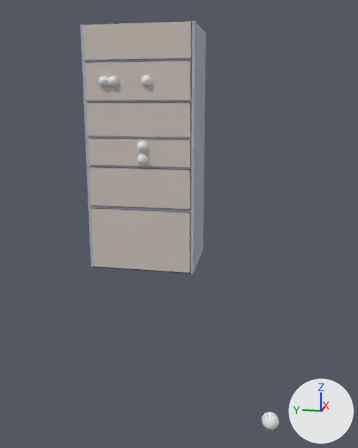
The Blender file Assets/Osa/osa.blend: old version first, new version second.
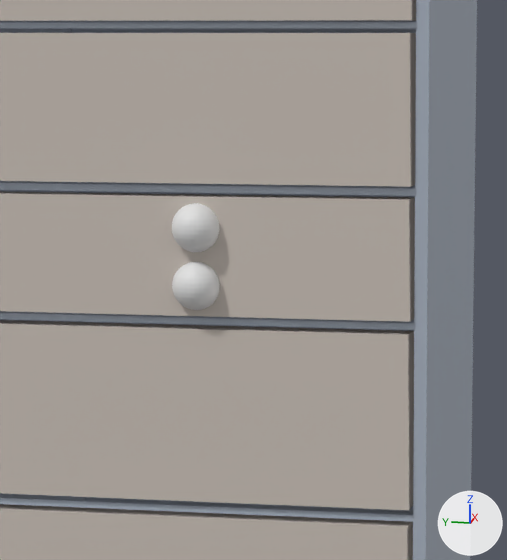
Each version appears first whole from a 50 mm camera at (-1.569, 0.014, 1.09) aimed at (0.756, 0.479, 0.509), and next in a close-up on the part from 28% to 59% of the width and 21% to 49% of the height. Lighting does not change. The marker at lower right points along +X, +Y and +Z.

Names of what the first close-up shows: '@Intr:test_1:generic_switch', '@Intr:test_2:generic_switch', 'Left_Eq_Blade_1', 'Left_Eq_Blade_2', 'Left_Eq_Blade_3', 'Left_Eq_Blade_4', 'Left_Eq_Blade_5', 'Left_Eq_Tower'.
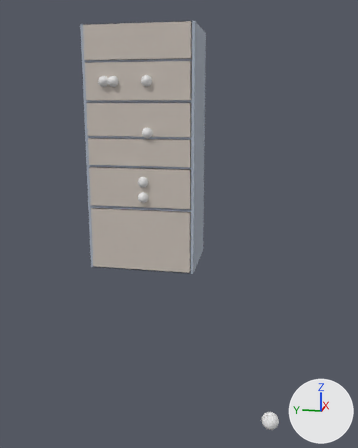
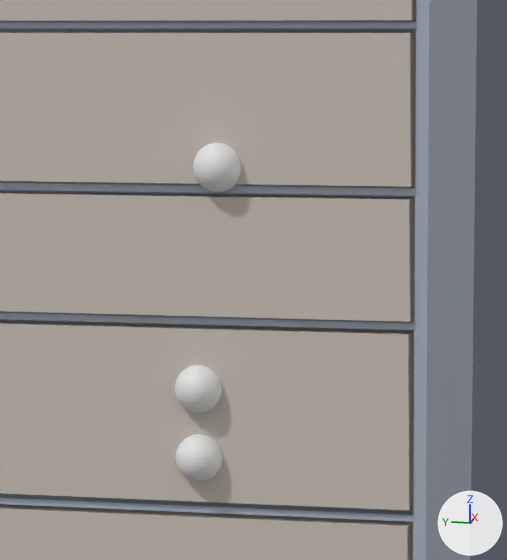
Patch to the scene script:
```diff
--- a/Assets/Osa/osa.blend.py
+++ b/Assets/Osa/osa.blend.py
@@ ob_intr_test_1_generic_switch @@
 ob_intr_test_1_generic_switch.matrix_parent_inverse = Matrix(((1.0, 0.0, 0.0, -1.136), (0.0, 1.0, 0.0, -0.99), (0.0, 0.0, 1.0, -0.465), (0.0, 0.0, 0.0, 1.0)))
-ob_intr_test_1_generic_switch.location = (1.128, 0.76, 0.851)
+ob_intr_test_1_generic_switch.location = (1.128, 0.76, 0.649)
 ob_intr_test_1_generic_switch.scale = (0.03, 0.03, 0.03)
@@ ob_intr_test_2_generic_switch @@
 ob_intr_test_2_generic_switch.matrix_parent_inverse = Matrix(((1.0, 0.0, 0.0, -1.136), (0.0, 1.0, 0.0, -0.99), (0.0, 0.0, 1.0, -0.465), (0.0, 0.0, 0.0, 1.0)))
-ob_intr_test_2_generic_switch.location = (1.128, 0.761, 0.779)
+ob_intr_test_2_generic_switch.location = (1.128, 0.761, 0.561)
 ob_intr_test_2_generic_switch.scale = (0.03, 0.03, 0.03)
@@ ob_view_radar_scope_radar_scope @@
+ob_view_radar_scope_radar_scope = bpy.data.objects.new('@View:radar_scope:radar_scope', me_sphere_000.copy())  # the mesh of ob_view_signal_scope_scope
+ob_view_radar_scope_radar_scope.parent = ob_left_eq_blade_2
+ob_view_radar_scope_radar_scope.matrix_parent_inverse = Matrix(((1.0, 0.0, 0.0, -1.136), (0.0, 1.0, 0.0, -0.99), (0.0, 0.0, 1.0, -0.465), (0.0, 0.0, 0.0, 1.0)))
+ob_view_radar_scope_radar_scope.location = (1.129, 0.732, 0.925)
+ob_view_radar_scope_radar_scope.scale = (0.03, 0.03, 0.03)
```

Pixel boxes [x1, y1, x2, y2] of what changed, in the close-ups (507 x 560 px):
'@Intr:test_1:generic_switch', moved: before [172, 203, 219, 252]; after [175, 365, 222, 413]
'@Intr:test_2:generic_switch', moved: before [172, 262, 220, 310]; after [176, 434, 222, 482]
'@View:radar_scope:radar_scope', added: after [193, 143, 241, 192]
